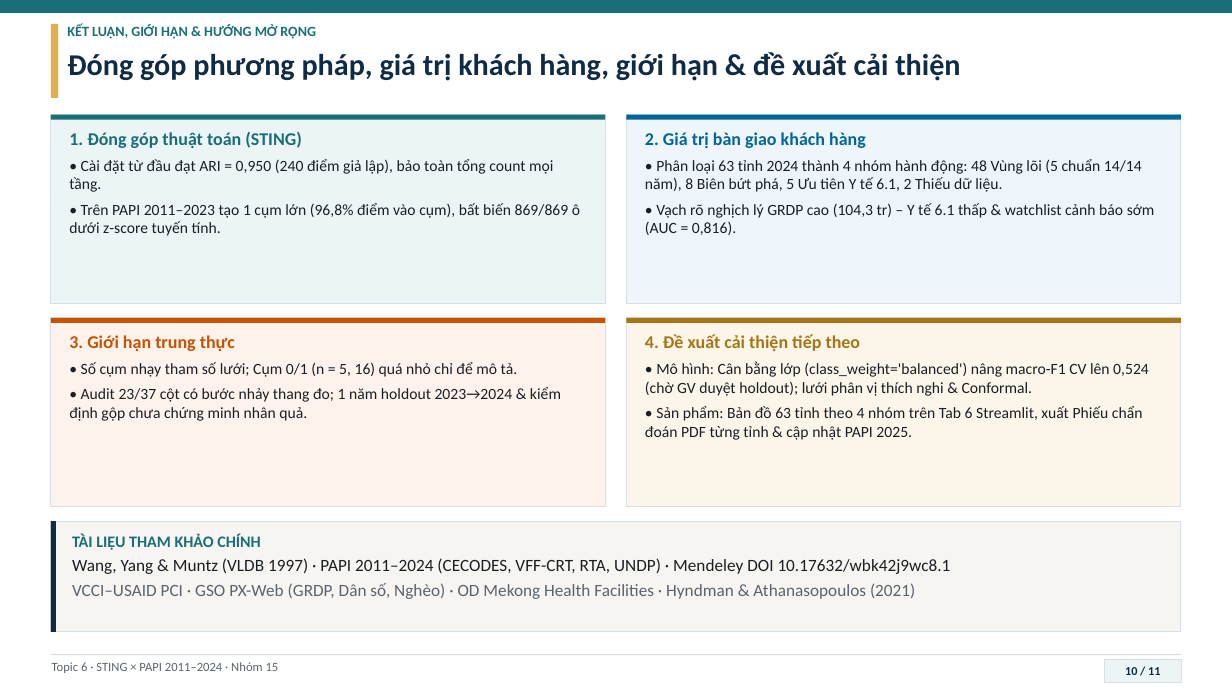
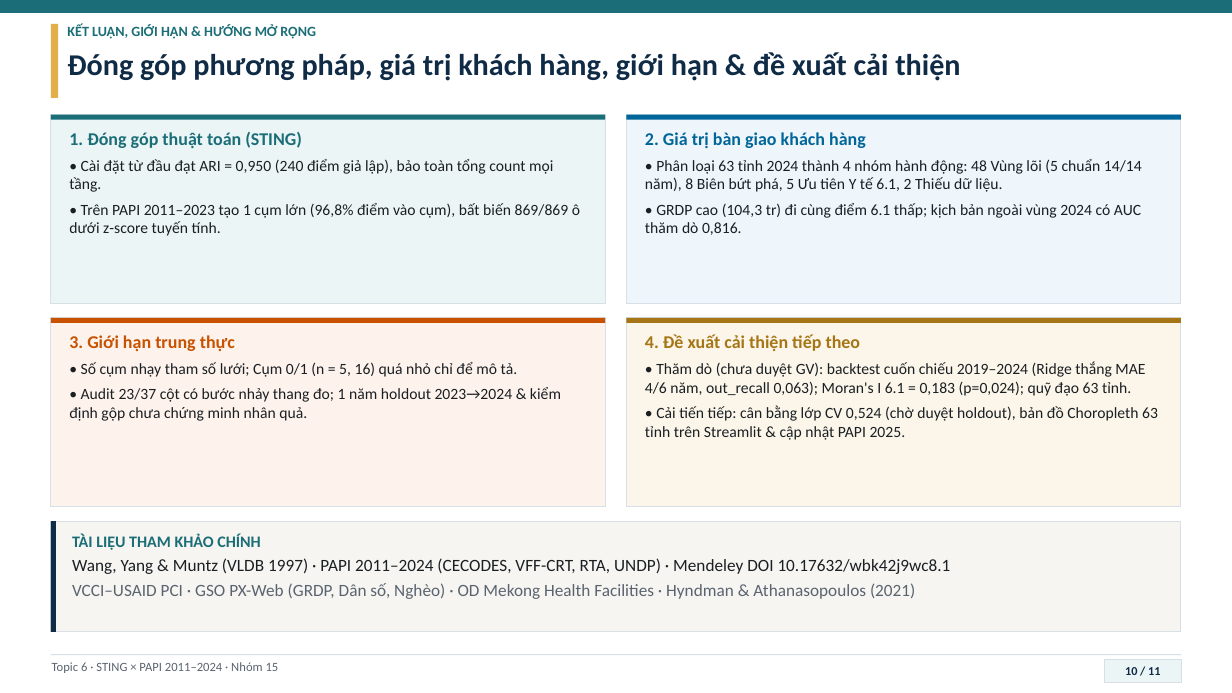
Before and after one commit to JasonTM17/Grid_Based_Sociology, a slide deck: slide 10 of slides/Nhom15_STING_PAPI.pptx. Drawn at 1232x693 pixels with LibreOffice and Linux fonts; fonts in the diff are those of the drawing. Boxes give left, top, right and bottom in pixels: in the first picture for what was removed or moved away, otherwise in the second. Text is boxed around its words. In the diff, an @@ line names an element or a change of style, - is before the commit and + after.

Commit message:
docs(deliverables): refine wording, unified slides, Word report, and submission package

```diff
--- a/slides/Nhom15_STING_PAPI.pptx
+++ b/slides/Nhom15_STING_PAPI.pptx
@@ text at (x1=645, y1=159, x2=1142, y2=235): text changed @@
-• Phân loại 63 tỉnh 2024 thành 4 nhóm hành động: 48 Vùng lõi (5 chuẩn 14/14 năm), 8 Biên bứt phá, 5 Ưu tiên Y tế 6.1, 2 Thiếu dữ liệu.
-• Vạch rõ nghịch lý GRDP cao (104,3 tr) – Y tế 6.1 thấp & watchlist cảnh báo sớm (AUC = 0,816).
+• Phân loại 63 tỉnh 2024 thành 4 nhóm hành động: 48 Vùng lõi (5 chuẩn 14/14 năm), 8 Biên bứt phá, 5 Ưu tiên Y tế 6.1, 2 Thiếu dữ liệu.
+• GRDP cao (104,3 tr) đi cùng điểm 6.1 thấp; kịch bản ngoài vùng 2024 có AUC thăm dò 0,816.
@@ text at (x1=645, y1=361, x2=1158, y2=440): text changed @@
-• Mô hình: Cân bằng lớp (class_weight='balanced') nâng macro-F1 CV lên 0,524 (chờ GV duyệt holdout); lưới phân vị thích nghi & Conformal.
-• Sản phẩm: Bản đồ 63 tỉnh theo 4 nhóm trên Tab 6 Streamlit, xuất Phiếu chẩn đoán PDF từng tỉnh & cập nhật PAPI 2025.
+• Thăm dò (chưa duyệt GV): backtest cuốn chiếu 2019–2024 (Ridge thắng MAE 4/6 năm, out_recall 0,063); Moran's I 6.1 = 0,183 (p=0,024); quỹ đạo 63 tỉnh.
+• Cải tiến tiếp: cân bằng lớp CV 0,524 (chờ duyệt holdout), bản đồ Choropleth 63 tỉnh trên Streamlit & cập nhật PAPI 2025.
```
Also in this commit, not shown: 2 other slides changed, 29 other files.
